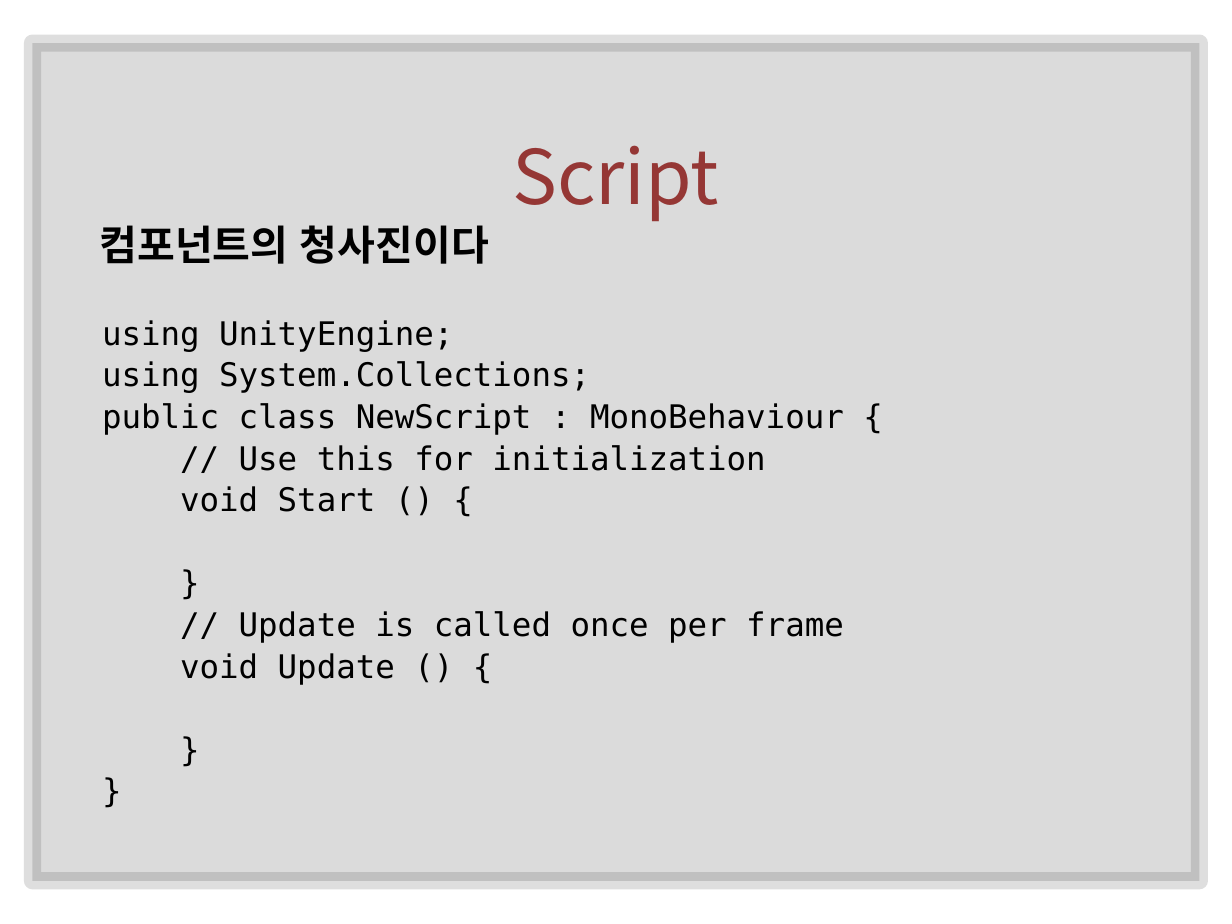
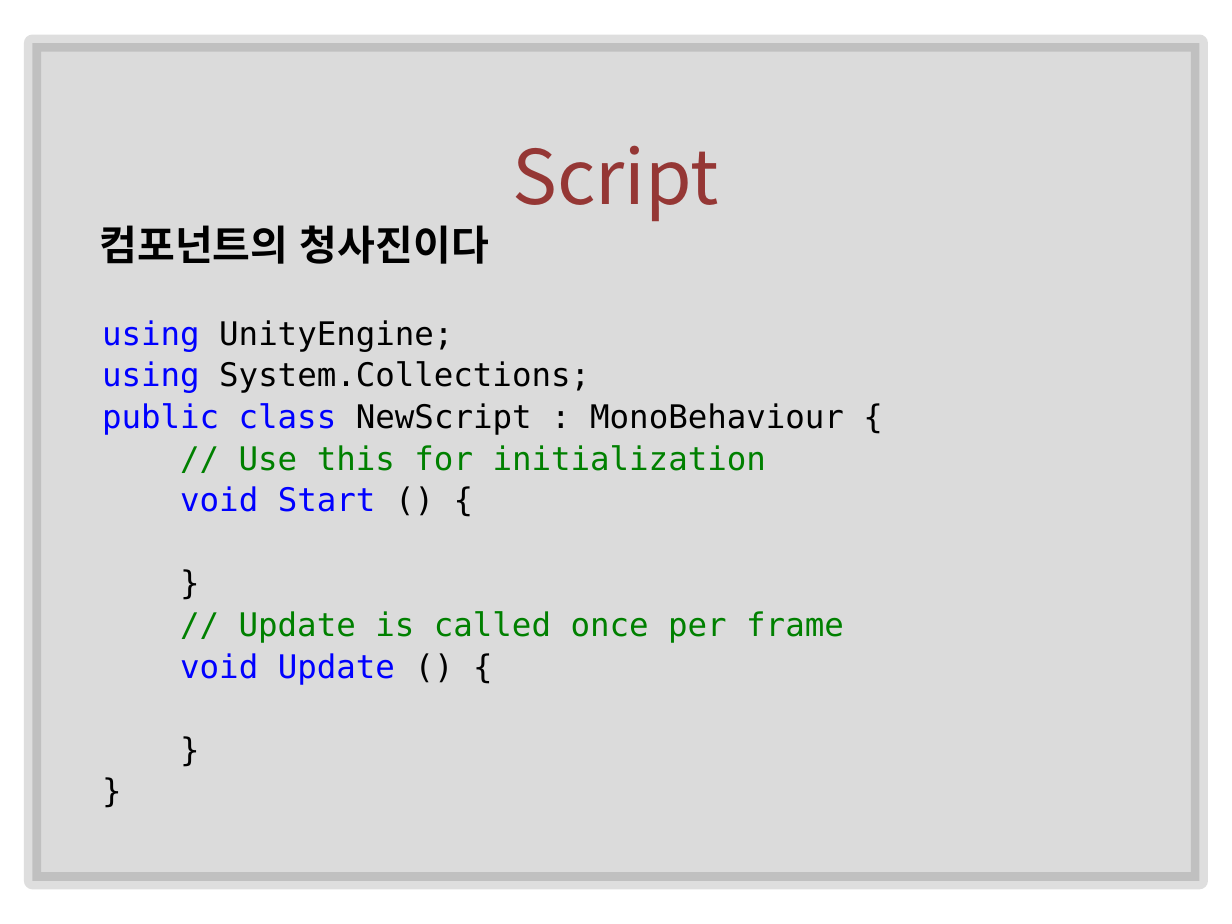
Before and after one commit to IamGroooooot/cien-unity-2019, a slide deck: slide 35 of 1주차.pptx. Drawn at 1232x924 pixels with LibreOffice and Linux fonts; fonts in the diff are those of the drawing. Boxes give left, top, right and bottom in pixels: in the first picture for what was removed or moved away, otherwise in the second. Text is boxed around its words. In the diff, an @@ line names an element or a change of style, - is before the commit and + after.

```diff
--- a/1주차.pptx
+++ b/1주차.pptx
@@ text at (102, 320, 844, 685): text colour #000000 to #0000FF in "using", "using", "public class", "void Start" and 1 more places; text colour #000000 to #008000 in "// Use this for initialization", "// Update is called once per frame" @@
```
Also in this commit, not shown: 6 other slides changed, 1 other file.
